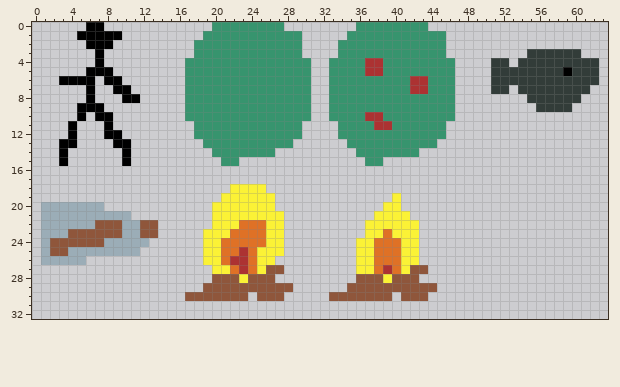
Two states of a pixel-art sprite, Assets/textures/game_objects.png. Above, as it was before the edit.
The file is 64x64 pixels. Shown: x 0..63, y 0..32.
After the commit:
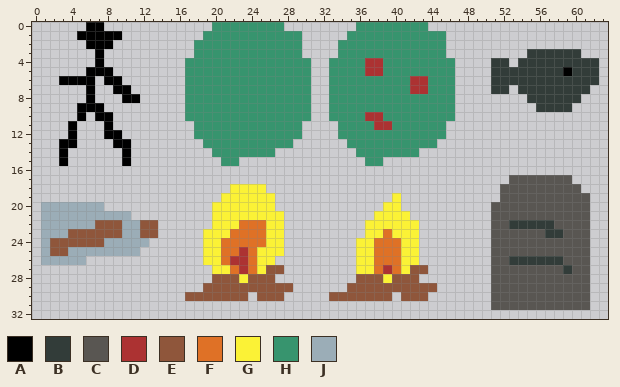
Palette (. is transparent): A #000000  B #323c39  C #595652  D #ac3232  E #8f563b  F #df7126  G #fbf236  H #37946e  J #9badb7
Change:
y 17: x 53..59 ....... -> CCCCCCC
y 18: x 52..60 ......... -> CCCCCCCCC
y 19: x 52..61 .......... -> CCCCCCCCCC
y 20..21: x 51..61 ........... -> CCCCCCCCCCC
y 22: x 51..61 ........... -> CCBBBBBCCCC
y 23: x 51..61 ........... -> CCCCCCBBCCC
y 24..25: x 51..61 ........... -> CCCCCCCCCCC
y 26: x 51..61 ........... -> CCBBBBBBCCC
y 27: x 51..61 ........... -> CCCCCCCCBCC
y 28..31: x 51..61 ........... -> CCCCCCCCCCC
Pixel boxes of the changes (left, top, right, bottom) in both pictures:
added: (491, 175, 590, 310)
